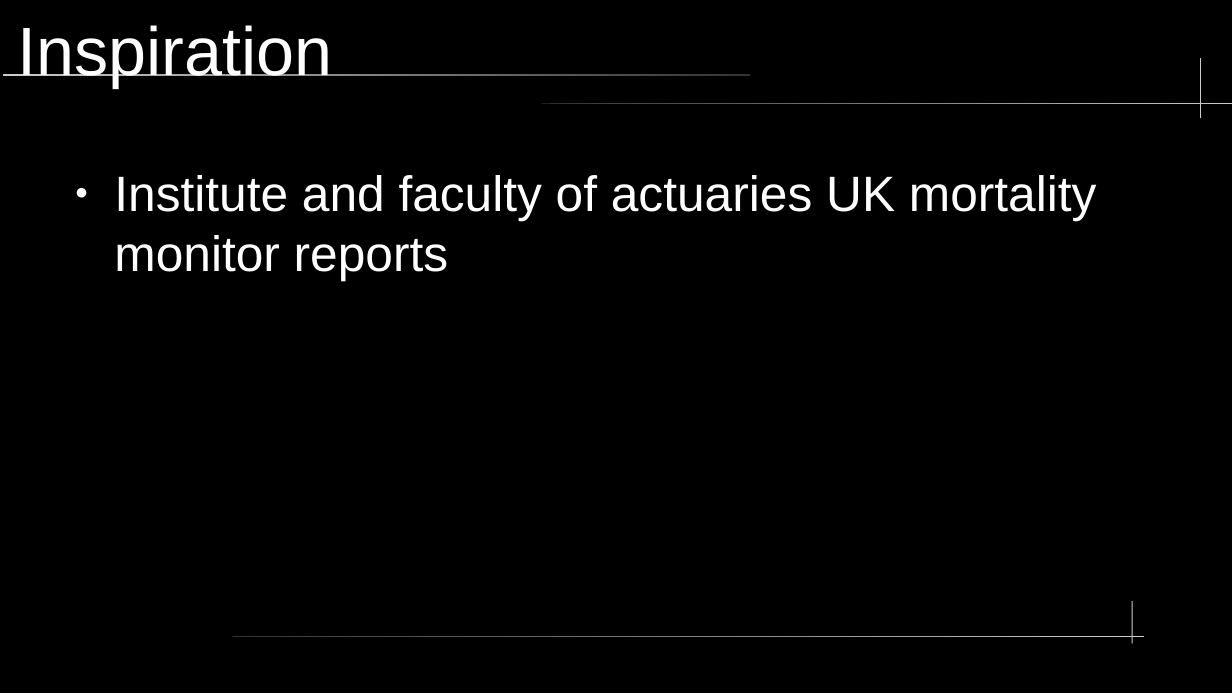
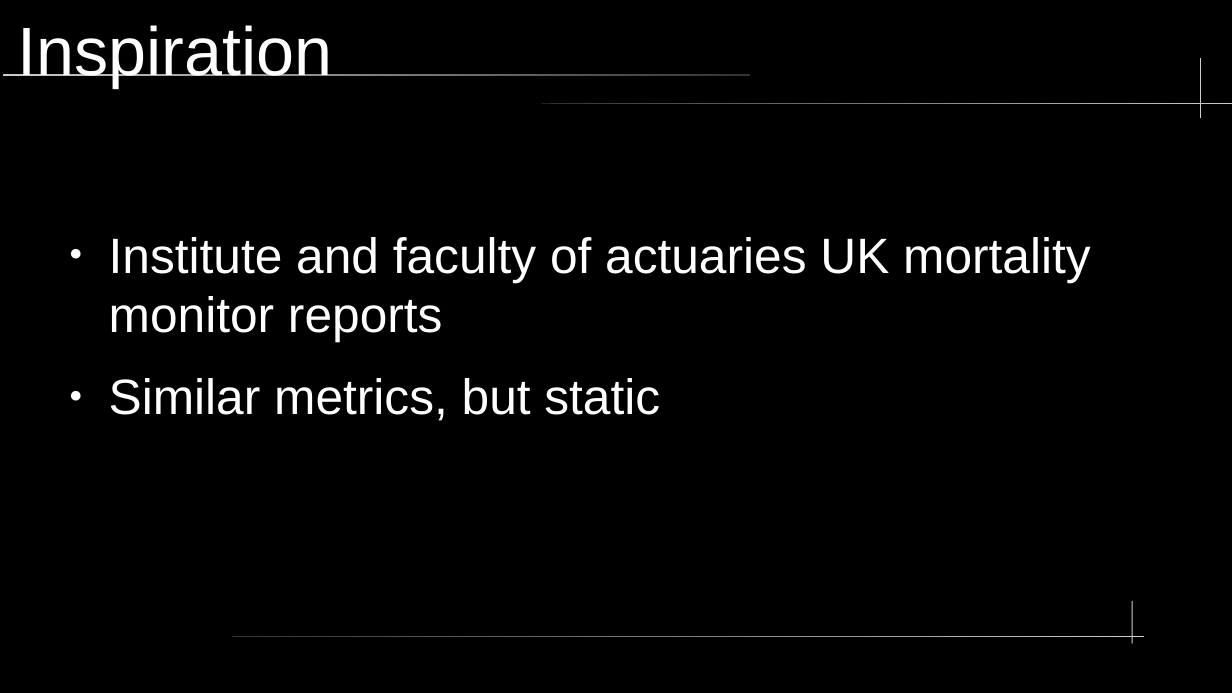
Before and after one commit to dreth/tfm_uc3m, a slide deck: slide 5 of paper/presentation/presentation.odp. Drawn at 1232x693 pixels with LibreOffice and Linux fonts; fonts in the diff are those of the drawing. Boxes give left, top, right and bottom in pixels: in the first picture for what was removed or moved away, otherwise in the second. Text is boxed around its words. In the diff, an @@ line names an element or a change of style, - is before the commit and + after.

Commit message:
presentation update

```diff
--- a/paper/presentation/presentation.odp
+++ b/paper/presentation/presentation.odp
@@ text "Institute and faculty of actuaries ...": place and size @@
-text "Institute and faculty of actuaries ..." at box(114, 175, 1097, 280)
+text "Institute and faculty of actuaries ..." at box(109, 237, 1091, 421)
@@ text at box(109, 378, 660, 421): paragraph added @@
+● Similar metrics, but static
```
Also in this commit, not shown: 1 other slide changed, 24 slides added.
